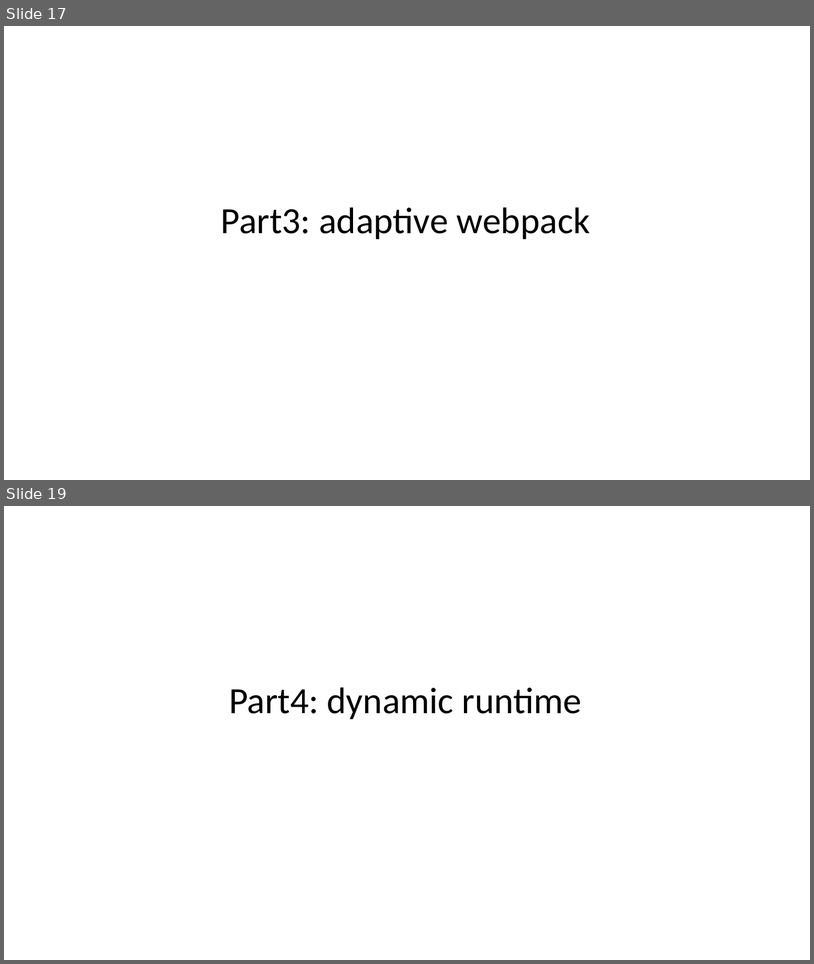
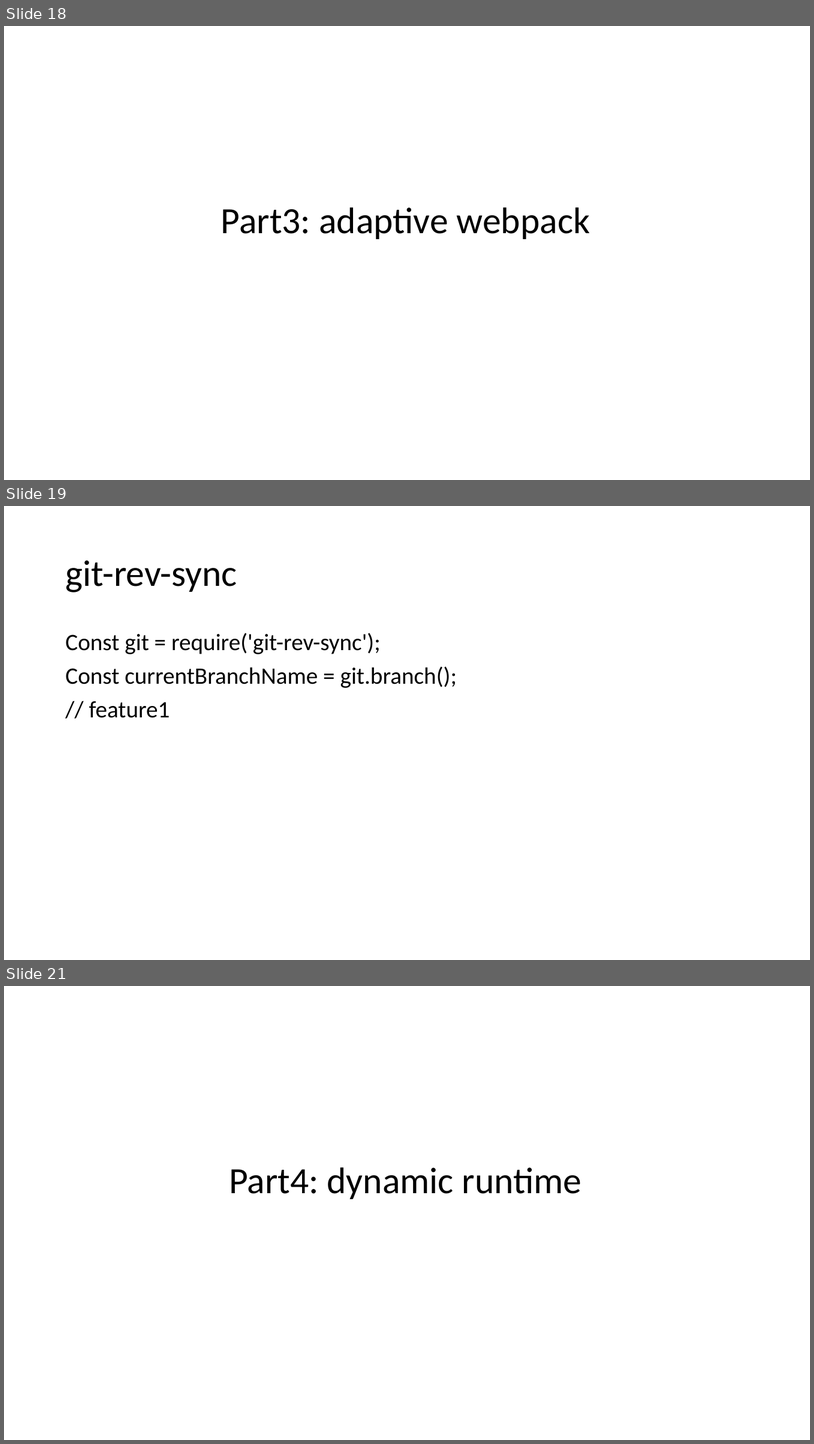
Before and after one commit to chaiyilin/featureToggling, a slide deck: featureToggles.pptx. Shown one above the other, each under a label of ours: slides 17 and 19 before the commit, slides 18, 19 and 21 after it; the slides between them are not shown. The pictures are 814x964 and 814x1444 pixels, drawn with LibreOffice and Linux fonts; fonts in the diff are those of the drawing. Boxes give left, top, right and bottom in pixels: in the first picture for what was removed or moved away, otherwise in the second. Text is boxed around its words. In the diff, an @@ line names an element or a change of style, - is before the commit and + after.

```diff
--- a/featureToggles.pptx
+++ b/featureToggles.pptx
@@ slide 19 added at box(4, 506, 810, 960), background #FFFFFF @@
@@ title added at box(65, 560, 237, 592), 44 pt, text #000000 @@
+git-rev-sync
@@ text added at box(65, 633, 457, 718), 28 pt, text #000000 @@
+Const git = require('git-rev-sync');
+Const currentBranchName = git.branch();
+// feature1
@@ what was slide 17 is now slide 18 @@
@@ what was slide 19 is now slide 21 @@
```
Also in this commit, not shown: 10 slides changed, 2 other slides added, 1 slide removed.
